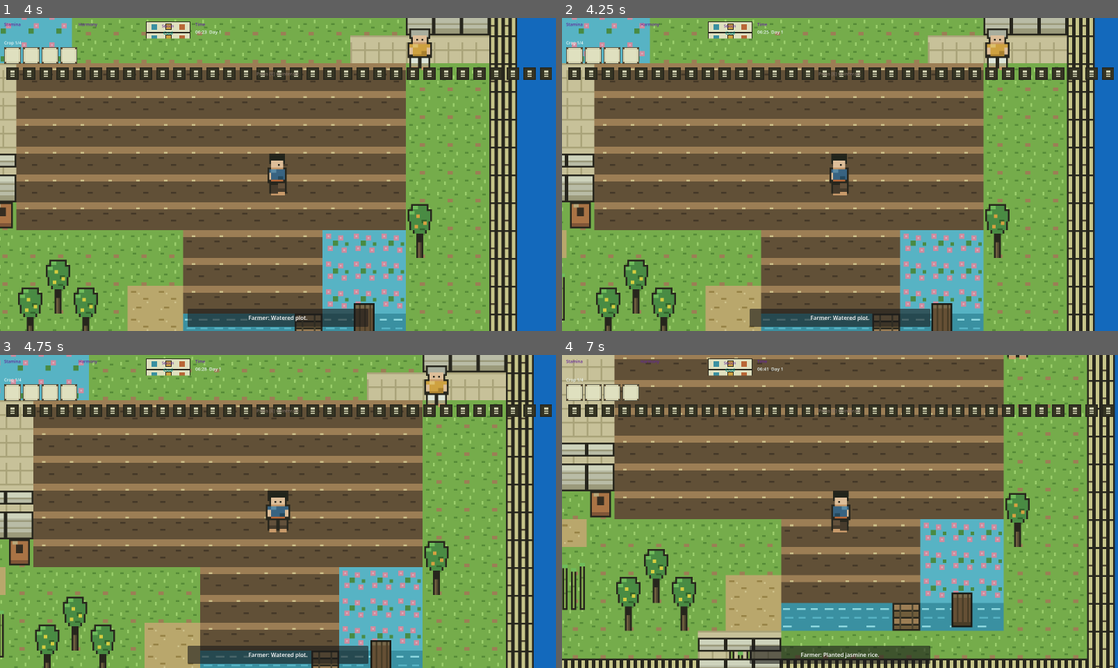
Above: before the commit, frames 1-4 (two rows, left to right).
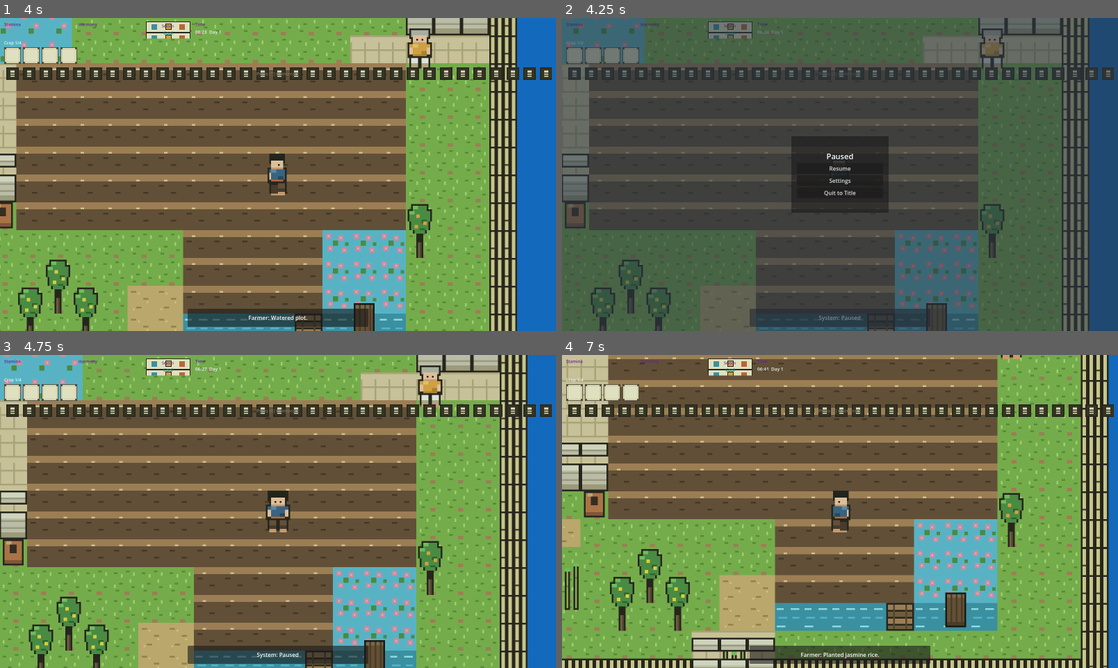
Above: after the commit, the same moments.

Repository: GRITui/slowlife-simulator
Game: Godot game, scene res://scenes/core/Main.tscn
The game is run twice, just before and just after one commit, with the same random seed, the same clock (stepped at 60 frames per second) and the same inputs.
Inputs (mouse positions are in pixels of both pictures, inside the frame that each line leads up to):
- Up to frame 1 (4 s): tap E (interact) at 0.5, 1.35, 2, 2.85, 3.5 s; hold Right (move_right) 0.53-1.28 s; hold E (interact) 0.53-1.28 s; hold Down (move_down) 1.28-2.03 s; hold Right (move_right) 2.03-2.78 s; hold E (interact) 2.03-2.78 s; hold Up (move_up) 2.78-3.53 s; hold Left (move_left) from 3.53 s (still down); hold E (interact) from 3.53 s (still down)
- Up to frame 2 (4.25 s): keep holding Left (move_left); keep holding E (interact); tap Escape (ui_cancel) at 4.15 s
- Up to frame 3 (4.75 s): release Left (move_left) at 4.25 s; release E (interact) at 4.25 s; click (278, 505) at 4.25 s, where only the run after the commit has a clickable "Resume"
- Up to frame 4 (7 s): tap E (interact) at 5, 5.1, 6.6 s; hold Left (move_left) 5.03-5.78 s; hold Down (move_down) 5.78-6.53 s; hold E (interact) 5.78-6.53 s; hold Right (move_right) from 6.53 s (still down)

Frame 1 is identical in both runs. In frame 2, 93% of the frame differs, in the area x 0-100%, y 0-100%; in frame 3, 18%; in frame 4, 19%.

Commit message:
feat(ui): TASK-017 title screen + pause menu + settings flow
- TitleScreen  Control with NewGame/Continue/Settings/Quit, cozy palette Rice White #F5F0E8 + Mo Hom #6A1B9A, SignalBus show_dialogue, change_scene_to_file Main.tscn
- PauseMenu CanvasLayer 20, Esc/ui_cancel toggle, get_tree.paused, Resume/Settings/Quit to Title, PROCESS_MODE_ALWAYS
- SettingsScreen placeholder for audio TASK-021 volume sliders, static controls text
- Main.tscn: instance PauseMenu under Main (y_sort + HUD)

Verification: godot --headless --editor --quit -> [ DONE ] 84 steps, zero errors, title not yet main_scene (intentional, gate will flip when ready).

Refs: closes #45, backlog TASK-017 high.

Diff:
--- a/scenes/core/Main.tscn
+++ b/scenes/core/Main.tscn
@@ -6,6 +6,7 @@
 [ext_resource type="PackedScene" path="res://scenes/core/GridManager.tscn" id="3_gm"]
 [ext_resource type="PackedScene" path="res://scenes/entities/MonkNPC.tscn" id="4_monk"]
 [ext_resource type="PackedScene" path="res://scenes/entities/Player.tscn" id="5_pl"]
+[ext_resource type="PackedScene" path="res://scenes/ui/PauseMenu.tscn" id="8_pause"]
 [ext_resource type="PackedScene" path="res://scenes/interactables/SluiceGate.tscn" id="7_sluice"]
 [ext_resource type="PackedScene" path="res://scenes/ui/HUD.tscn" id="6_hud"]
 
@@ -32,6 +33,8 @@
 position = Vector2(744, 672)
 
 [node name="HUD" parent="." instance=ExtResource("6_hud")]
+
+[node name="PauseMenu" parent="." instance=ExtResource("8_pause")]
 
 [node name="DialogueLayer" type="CanvasLayer" parent="."]
 layer = 10
--- /dev/null
+++ b/scenes/ui/PauseMenu.gd
@@ -0,0 +1,35 @@
+extends CanvasLayer
+# PauseMenu — TASK-017: Esc / P pauses without breaking TimeManager/stamina
+# SignalBus-decoupled, cozy palette.
+
+var is_paused: bool = false:
+	set(v):
+		is_paused = v
+		_update_pause()
+
+func _ready() -> void:
+	visible = false
+	process_mode = Node.PROCESS_MODE_ALWAYS
+
+func _unhandled_input(event: InputEvent) -> void:
+	if event.is_action_pressed("ui_cancel") or (event is InputEventKey and event.pressed and event.keycode == KEY_ESCAPE):
+		is_paused = not is_paused
+		get_viewport().set_input_as_handled()
+
+func _update_pause() -> void:
+	get_tree().paused = is_paused
+	visible = is_paused
+	if is_paused:
+		SignalBus.show_dialogue.emit("System", "Paused")
+
+func _on_resume_pressed() -> void:
+	is_paused = false
+
+func _on_settings_pressed() -> void:
+	# keep paused, switch to settings overlay
+	get_tree().change_scene_to_file("res://scenes/ui/SettingsScreen.tscn")
+
+func _on_quit_to_title_pressed() -> void:
+	is_paused = false
+	get_tree().paused = false
+	get_tree().change_scene_to_file("res://scenes/ui/TitleScreen.tscn")
--- /dev/null
+++ b/scenes/ui/PauseMenu.tscn
@@ -0,0 +1,63 @@
+[gd_scene load_steps=2 format=3 uid="uid://pause017"]
+
+[ext_resource type="Script" path="res://scenes/ui/PauseMenu.gd" id="1_pause"]
+
+[node name="PauseMenu" type="CanvasLayer" groups=["pause_menu"]]
+script = ExtResource("1_pause")
+layer = 20
+visible = false
+
+[node name="Bg" type="ColorRect" parent="."]
+anchors_preset = 15
+anchor_right = 1.0
+anchor_bottom = 1.0
+grow_horizontal = 2
+grow_vertical = 2
+color = Color(0.15686275, 0.20392157, 0.25490198, 0.6)
+mouse_filter = 2
+
+[node name="Panel" type="Panel" parent="."]
+anchors_preset = 8
+anchor_left = 0.5
+anchor_top = 0.5
+anchor_right = 0.5
+anchor_bottom = 0.5
+offset_left = -140.0
+offset_top = -110.0
+offset_right = 140.0
+offset_bottom = 110.0
+
+[node name="VBox" type="VBoxContainer" parent="Panel"]
+layout_mode = 1
+anchors_preset = 15
+anchor_right = 1.0
+anchor_bottom = 1.0
+grow_horizontal = 2
+grow_vertical = 2
+offset_left = 16.0
+offset_top = 16.0
+offset_right = -16.0
+offset_bottom = -16.0
+alignment = 1
+
+[node name="Title" type="Label" parent="Panel/VBox"]
+layout_mode = 2
+horizontal_alignment = 1
+text = "Paused"
+theme_override_font_sizes/font_size = 22
+
+[node name="ResumeButton" type="Button" parent="Panel/VBox"]
+layout_mode = 2
+text = "Resume"
+
+[node name="SettingsButton" type="Button" parent="Panel/VBox"]
+layout_mode = 2
+text = "Settings"
+
+[node name="QuitButton" type="Button" parent="Panel/VBox"]
+layout_mode = 2
+text = "Quit to Title"
+
+[connection signal="pressed" from="Panel/VBox/ResumeButton" to="." method="_on_resume_pressed"]
+[connection signal="pressed" from="Panel/VBox/SettingsButton" to="." method="_on_settings_pressed"]
+[connection signal="pressed" from="Panel/VBox/QuitButton" to="." method="_on_quit_to_title_pressed"]
--- /dev/null
+++ b/scenes/ui/SettingsScreen.gd
@@ -0,0 +1,8 @@
+extends Control
+# SettingsScreen — TASK-017 placeholder ready for audio (TASK-021) volume sliders
+
+func _on_back_pressed() -> void:
+	get_tree().change_scene_to_file("res://scenes/ui/TitleScreen.tscn")
+
+func _on_back_to_game_pressed() -> void:
+	get_tree().change_scene_to_file("res://scenes/core/Main.tscn")
--- /dev/null
+++ b/scenes/ui/SettingsScreen.tscn
@@ -0,0 +1,72 @@
+[gd_scene load_steps=2 format=3 uid="uid://settings017"]
+
+[ext_resource type="Script" path="res://scenes/ui/SettingsScreen.gd" id="1_set"]
+
+[node name="SettingsScreen" type="Control"]
+layout_mode = 3
+anchors_preset = 15
+anchor_right = 1.0
+anchor_bottom = 1.0
+grow_horizontal = 2
+grow_vertical = 2
+script = ExtResource("1_set")
+
+[node name="Bg" type="ColorRect" parent="."]
+layout_mode = 1
+anchors_preset = 15
+anchor_right = 1.0
+anchor_bottom = 1.0
+grow_horizontal = 2
+grow_vertical = 2
+color = Color(0.96862745, 0.9411765, 0.88235295, 1)
+
+[node name="Title" type="Label" parent="."]
+layout_mode = 1
+anchors_preset = 5
+anchor_left = 0.5
+anchor_right = 0.5
+anchor_top = 0.5
+anchor_bottom = 0.5
+offset_left = -200.0
+offset_top = -100.0
+offset_right = 200.0
+offset_bottom = -60.0
+grow_horizontal = 2
+grow_vertical = 2
+horizontal_alignment = 1
+text = "Settings"
+theme_override_font_sizes/font_size = 28
+
+[node name="Placeholder" type="Label" parent="."]
+layout_mode = 1
+anchors_preset = 5
+anchor_left = 0.5
+anchor_right = 0.5
+anchor_top = 0.5
+anchor_bottom = 0.5
+offset_left = -200.0
+offset_top = -40.0
+offset_right = 200.0
+offset_bottom = 40.0
+grow_horizontal = 2
+grow_vertical = 2
+horizontal_alignment = 1
+text = "Volume sliders — pending audio (TASK-021)\nControls: WASD + E/Space + Esc"
+theme_override_colors/font_color = Color(0.5, 0.5, 0.5, 1)
+
+[node name="BackButton" type="Button" parent="."]
+layout_mode = 1
+anchors_preset = 8
+anchor_left = 0.5
+anchor_top = 1.0
+anchor_right = 0.5
+anchor_bottom = 1.0
+offset_left = -60.0
+offset_top = -60.0
+offset_right = 60.0
+offset_bottom = -20.0
+grow_horizontal = 2
+grow_vertical = 0
+text = "Back"
+
+[connection signal="pressed" from="BackButton" to="." method="_on_back_pressed"]
--- /dev/null
+++ b/scenes/ui/TitleScreen.gd
@@ -0,0 +1,27 @@
+extends Control
+# TitleScreen — TASK-017 game-state flow: title/start, new game, settings, quit
+# Cozy Thai rural palette, SignalBus-decoupled transitions.
+
+func _ready() -> void:
+	# Ensure input focus for keyboard
+	if has_node("VBox/NewGameButton"):
+		$VBox/NewGameButton.grab_focus()
+
+func _on_new_game_pressed() -> void:
+	# SignalBus-driven transition (centralized, no scattered change_scene)
+	SignalBus.show_dialogue.emit("System", "Starting new game...")
+	get_tree().change_scene_to_file("res://scenes/core/Main.tscn")
+
+func _on_continue_pressed() -> void:
+	# ENGINE-003 save/load will handle Continue; for now just start
+	if GameData.infrastructure.is_empty() and GameData.inventory.is_empty():
+		SignalBus.show_dialogue.emit("System", "No save yet — starting new game.")
+	_on_new_game_pressed()
+	else:
+		get_tree().change_scene_to_file("res://scenes/core/Main.tscn")
+
+func _on_settings_pressed() -> void:
+	get_tree().change_scene_to_file("res://scenes/ui/SettingsScreen.tscn")
+
+func _on_quit_pressed() -> void:
+	get_tree().quit()
--- /dev/null
+++ b/scenes/ui/TitleScreen.tscn
@@ -0,0 +1,99 @@
+[gd_scene load_steps=2 format=3 uid="uid://title017"]
+
+[ext_resource type="Script" path="res://scenes/ui/TitleScreen.gd" id="1_title"]
+
+[node name="TitleScreen" type="Control"]
+layout_mode = 3
+anchors_preset = 15
+anchor_right = 1.0
+anchor_bottom = 1.0
+grow_horizontal = 2
+grow_vertical = 2
+script = ExtResource("1_title")
+
+[node name="Bg" type="ColorRect" parent="."]
+layout_mode = 1
+anchors_preset = 15
+anchor_right = 1.0
+anchor_bottom = 1.0
+grow_horizontal = 2
+grow_vertical = 2
+color = Color(0.9607843, 0.9411765, 0.9098039, 1)
+
+[node name="TitleLabel" type="Label" parent="."]
+layout_mode = 1
+anchors_preset = 5
+anchor_left = 0.5
+anchor_right = 0.5
+anchor_top = 0.5
+anchor_bottom = 0.5
+offset_left = -200.0
+offset_top = -120.0
+offset_right = 200.0
+offset_bottom = -60.0
+grow_horizontal = 2
+grow_vertical = 2
+horizontal_alignment = 1
+text = "Slowlife Simulator"
+theme_override_colors/font_color = Color(0.41568628, 0.105882354, 0.6039216, 1)
+theme_override_font_sizes/font_size = 32
+
+[node name="Subtitle" type="Label" parent="."]
+layout_mode = 1
+anchors_preset = 5
+anchor_left = 0.5
+anchor_right = 0.5
+anchor_top = 0.5
+anchor_bottom = 0.5
+offset_left = -200.0
+offset_top = -60.0
+offset_right = 200.0
+offset_bottom = -30.0
+grow_horizontal = 2
+grow_vertical = 2
+horizontal_alignment = 1
+text = "Thai Rural Countryside — Cozy Farm Sim"
+theme_override_colors/font_color = Color(0.5529412, 0.43137255, 0.3882353, 1)
+theme_override_font_sizes/font_size = 14
+
+[node name="VBox" type="VBoxContainer" parent="."]
+layout_mode = 1
+anchors_preset = 8
+anchor_left = 0.5
+anchor_top = 1.0
+anchor_right = 0.5
+anchor_bottom = 1.0
+offset_left = -100.0
+offset_top = -180.0
+offset_right = 100.0
+offset_bottom = -40.0
+grow_horizontal = 2
+grow_vertical = 0
+alignment = 1
+theme_override_constants/separation = 12
+
+[node name="NewGameButton" type="Button" parent="VBox"]
+custom_minimum_size = Vector2(200, 40)
+layout_mode = 2
+text = "New Game"
+script = null
+
+[node name="ContinueButton" type="Button" parent="VBox"]
+custom_minimum_size = Vector2(200, 40)
+layout_mode = 2
+text = "Continue"
+
+[node name="SettingsButton" type="Button" parent="VBox"]
+custom_minimum_size = Vector2(200, 40)
+layout_mode = 2
+text = "Settings"
+
+[node name="QuitButton" type="Button" parent="VBox"]
+custom_minimum_size = Vector2(200, 40)
+layout_mode = 2
+text = "Quit"
+
+[connection signal="pressed" from="VBox/NewGameButton" to="." method="_on_new_game_pressed"]
+[connection signal="pressed" from="VBox/ContinueButton" to="." method="_on_continue_pressed"]
+[connection signal="pressed" from="VBox/SettingsButton" to="." method="_on_settings_pressed"]
+[connection signal="pressed" from="VBox/QuitButton" to="." method="_on_quit_pressed"]
